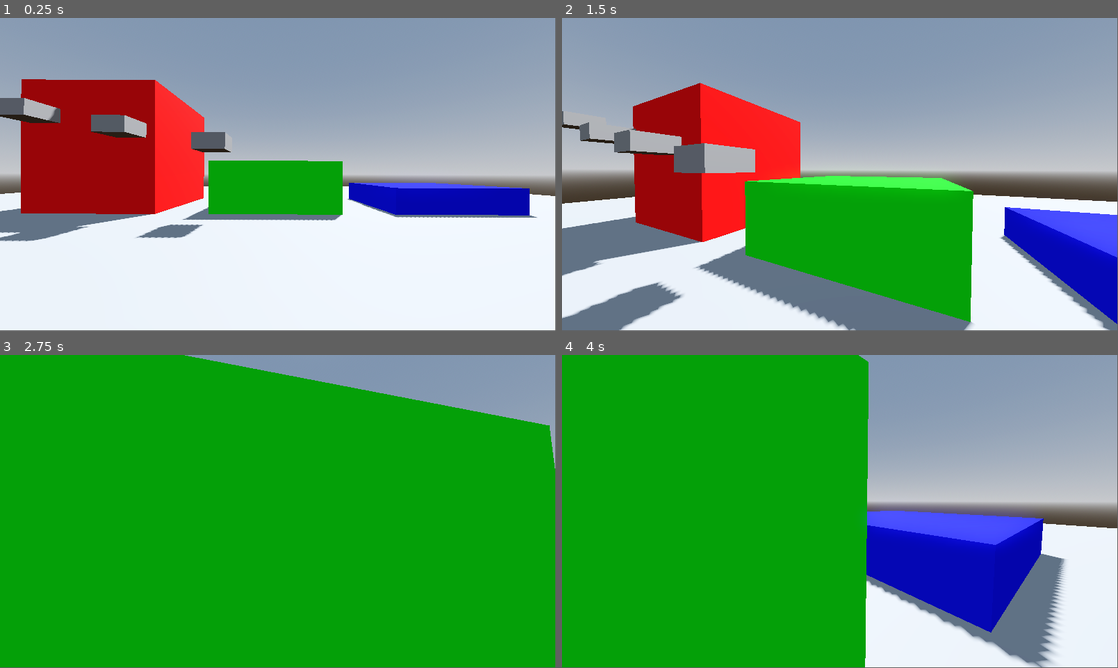
Above: before the commit, frames 1-4 (two rows, left to right).
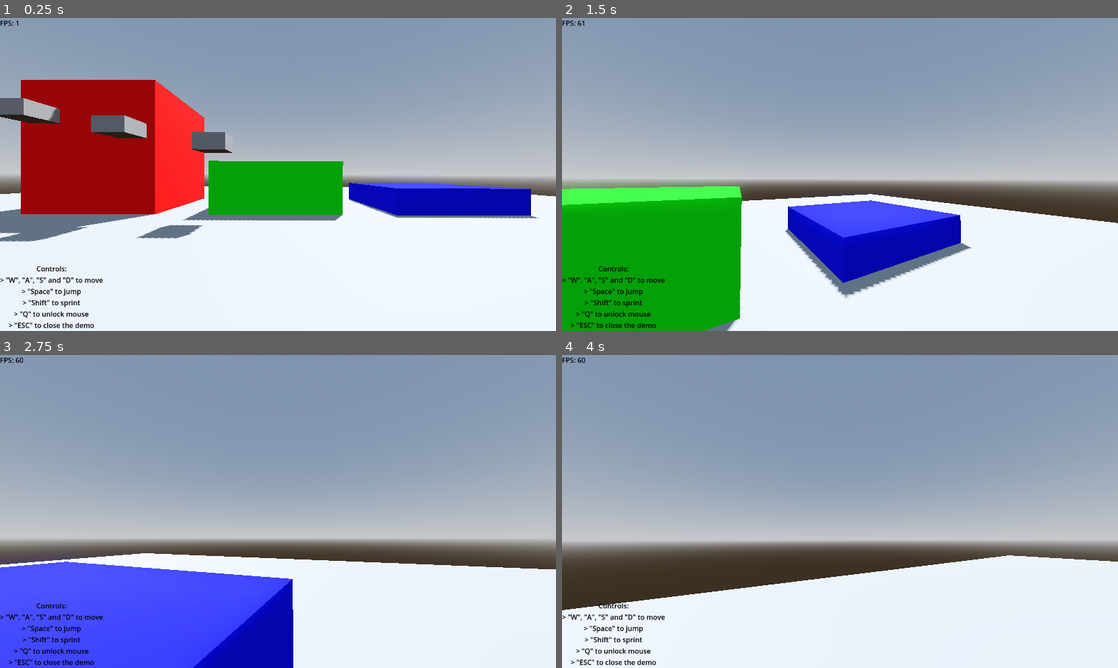
Above: after the commit, the same moments.

Repository: CoreyStar7/Godot-Sandbox
Game: Godot game, scene res://world.tscn
Same seed, same stepped clock (60 frames per second), same inputs: the game is played once before the commit and once after it.
Inputs (mouse positions are in pixels of both pictures, inside the frame that each line leads up to):
- Up to frame 1 (0.25 s): no input
- Up to frame 2 (1.5 s): tap Enter at 0.5 s; move the mouse to (867, 171) at 0.52 s; hold W (move_forward) from 0.53 s (still down); tap Q at 0.6 s; tap Space (move_jump) at 0.77 s; move the mouse to (812, 174) at 1.27 s; tap Shift (move_sprint) at 1.35 s
- Up to frame 3 (2.75 s): keep holding W (move_forward); tap Space (move_jump) at 1.52 s; tap Q at 1.55, 2.1 s; move the mouse to (289, 505) at 2.02 s
- Up to frame 4 (4 s): keep holding W (move_forward); move the mouse to (834, 514) at 2.77 s; tap Q at 2.85, 3.8 s; tap Space (move_jump) at 3.02, 3.77 s; move the mouse to (878, 514) at 3.52 s; hold Shift (move_sprint) from 3.53 s (still down)
In our replay, the window is 799x449 before the commit and 800x450 after it. These sizes can differ from the game's own. Grey fills any space a smaller window leaves; there, only what the larger window draws over its background counts as a difference.

The runs differ from the first frame. In frame 1, 1.4% of the frame differs, in the area x 0-100%, y 0-100%; in frame 2, 50%; in frame 3, 92%; in frame 4, 74%.

Commit message:
Updated Scripts and Filesystems

Diff:
--- /dev/null
+++ b/FPSHandler.gd
@@ -0,0 +1,4 @@
+extends Label
+
+func _process(delta):
+	text = "FPS: " + str(Engine.get_frames_per_second())
--- a/GameHandler.gd
+++ b/GameHandler.gd
@@ -1,9 +1,14 @@
 extends Node3D
 
-# Called when the node enters the scene tree for the first time.
+@export var exitKeybind = KEY_ESCAPE
+
 func _ready():
 	get_window().title = "3D Player Controller Demo"
 
-# Called every frame. 'delta' is the elapsed time since the previous frame.
 func _process(delta):
 	pass
+
+func _unhandled_input(event):
+	if event is InputEventKey:
+		if event.pressed and event.keycode == exitKeybind:
+			get_tree().quit(0)
--- a/PlayerController.gd
+++ b/PlayerController.gd
@@ -21,6 +21,8 @@
 const MOVE_FOV = 1.5
 
 var mouseUnlocked = true
+var unlockKeybind = KEY_Q
+var cursorIcon = Resource.new()
 
 # Get the gravity from the project settings to be synced with RigidBody nodes.
 var gravity = ProjectSettings.get_setting("physics/3d/default_gravity")
@@ -45,6 +47,8 @@
 func _ready():
 	camera.fov = BASE_FOV
 	mouseUnlocked = false
+	cursorIcon.set("res://CursorDot.png", Input.CURSOR_ARROW)
+	Input.set_custom_mouse_cursor(cursorIcon, Input.CURSOR_ARROW, Vector2(0, 0))
 
 func _unhandled_input(event):
 	if event is InputEventMouseMotion and not mouseUnlocked:
@@ -53,7 +57,7 @@
 		camera.rotation.x = clamp(camera.rotation.x, deg_to_rad(LOOK_MIN), deg_to_rad(LOOK_MAX))
 
 	if event is InputEventKey:
-			if event.pressed and event.keycode == KEY_ESCAPE:
+			if event.pressed and event.keycode == unlockKeybind:
 				mouseUnlocked = not mouseUnlocked
 
 func _physics_process(delta):
--- /dev/null
+++ b/overlay.tscn
@@ -0,0 +1,40 @@
+[gd_scene load_steps=3 format=3 uid="uid://c6fp0hs0mc7ij"]
+
+[ext_resource type="Script" path="res://FPSHandler.gd" id="1_7qnko"]
+
+[sub_resource type="LabelSettings" id="LabelSettings_110nj"]
+font_color = Color(0, 0, 0, 1)
+
+[node name="Overlay" type="Control"]
+layout_mode = 3
+anchors_preset = 15
+anchor_right = 1.0
+anchor_bottom = 1.0
+grow_horizontal = 2
+grow_vertical = 2
+
+[node name="CanvasLayer" type="CanvasLayer" parent="."]
+follow_viewport_enabled = true
+
+[node name="hints" type="Label" parent="CanvasLayer"]
+offset_top = 564.0
+offset_right = 238.0
+offset_bottom = 720.0
+text = "Controls:
+> \"W\", \"A\", \"S\" and \"D\" to move
+> \"Space\" to jump
+> \"Shift\" to sprint
+> \"Q\" to unlock mouse
+> \"ESC\" to close the demo"
+label_settings = SubResource("LabelSettings_110nj")
+horizontal_alignment = 1
+vertical_alignment = 1
+
+[node name="fpsCounter" type="Label" parent="CanvasLayer"]
+offset_right = 40.0
+offset_bottom = 23.0
+text = "FPS: 60"
+label_settings = SubResource("LabelSettings_110nj")
+horizontal_alignment = 1
+vertical_alignment = 1
+script = ExtResource("1_7qnko")
--- a/project.godot
+++ b/project.godot
@@ -13,7 +13,17 @@
 config/name="Godot-Sandbox"
 run/main_scene="res://world.tscn"
 config/features=PackedStringArray("4.1", "Forward Plus")
+boot_splash/show_image=false
+boot_splash/fullsize=false
+boot_splash/use_filter=false
 config/icon="res://icon.svg"
+
+[display]
+
+window/size/viewport_width=1280
+window/size/viewport_height=720
+window/size/resizable=false
+window/vsync/vsync_mode=0
 
 [dotnet]
 
--- a/world.tscn
+++ b/world.tscn
@@ -1,7 +1,8 @@
-[gd_scene load_steps=11 format=3 uid="uid://bjxb838vse81h"]
+[gd_scene load_steps=12 format=3 uid="uid://bjxb838vse81h"]
 
 [ext_resource type="Script" path="res://GameHandler.gd" id="1_0oqh6"]
 [ext_resource type="Script" path="res://PlayerController.gd" id="1_xcwab"]
+[ext_resource type="PackedScene" uid="uid://c6fp0hs0mc7ij" path="res://overlay.tscn" id="2_7knqb"]
 
 [sub_resource type="CapsuleMesh" id="CapsuleMesh_sbh22"]
 
@@ -32,11 +33,15 @@
 [node name="World" type="Node3D"]
 script = ExtResource("1_0oqh6")
 
+[node name="Overlay" parent="." instance=ExtResource("2_7knqb")]
+mouse_filter = 1
+
 [node name="Player" type="CharacterBody3D" parent="."]
 transform = Transform3D(0.999994, -0.00352059, -0.000317475, 0.00352052, 0.999994, -0.000240467, 0.000318317, 0.000239351, 1, 0, 1, 5)
 script = ExtResource("1_xcwab")
 
 [node name="MeshInstance3D" type="MeshInstance3D" parent="Player"]
+cast_shadow = 0
 mesh = SubResource("CapsuleMesh_sbh22")
 
 [node name="CollisionShape3D" type="CollisionShape3D" parent="Player"]
